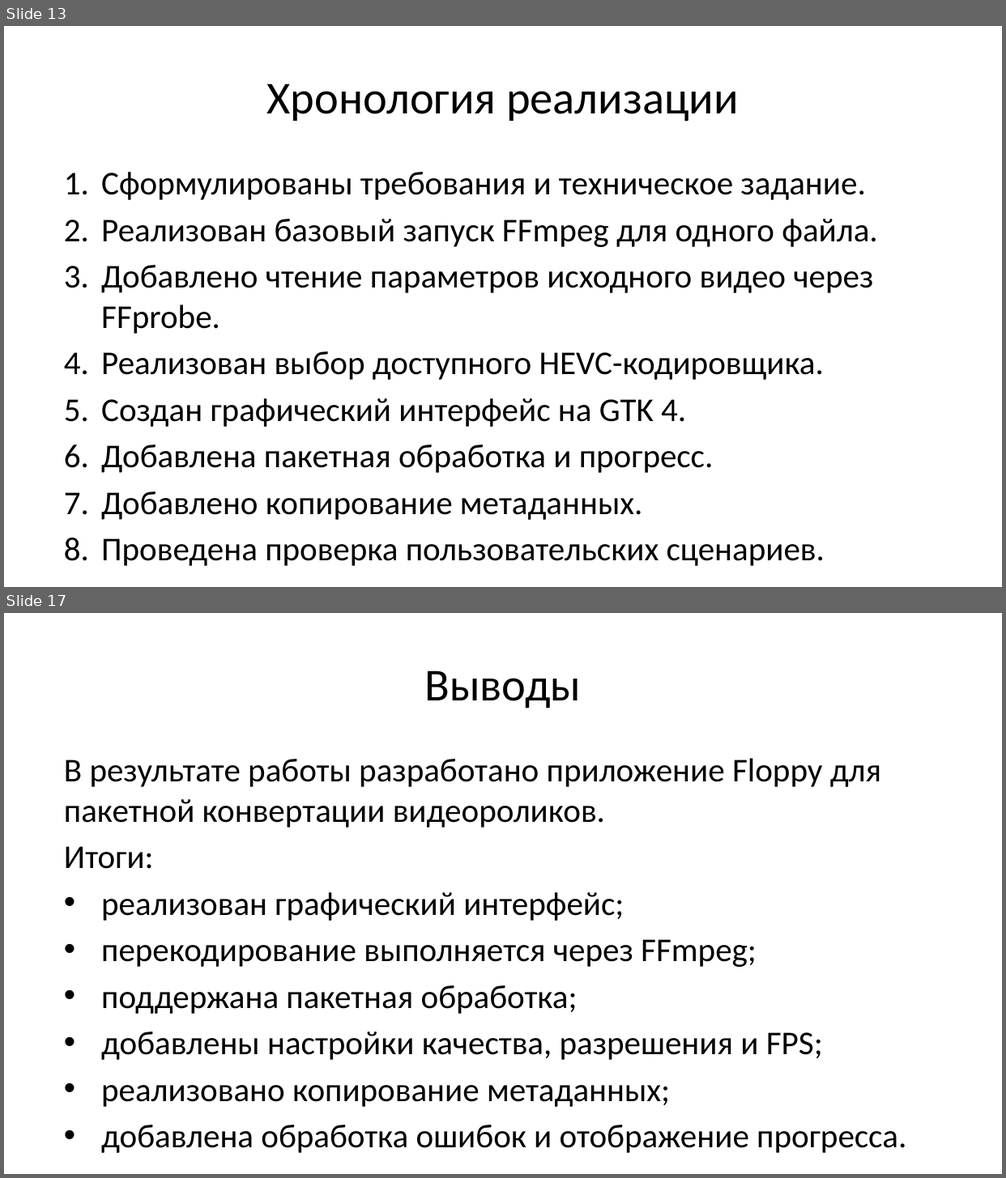
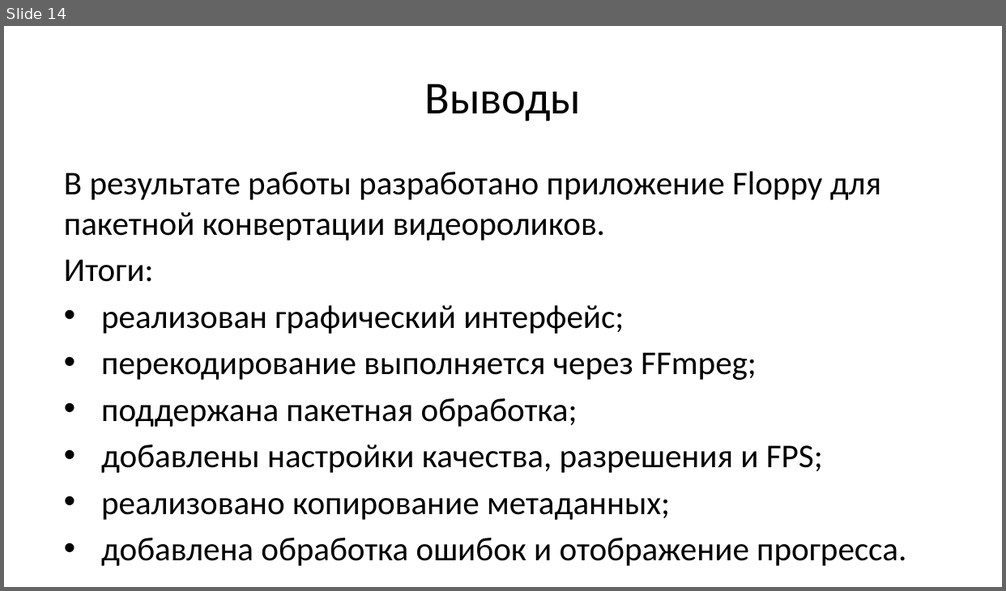
Before and after one commit to Wool5443/Study-data, a slide deck: Programming/Project/presentation/floppy-defense.odp. Shown one above the other, each under a label of ours: slides 13 and 17 before the commit, slide 14 after it; the slides between them are not shown. The pictures are 1006x1178 and 1006x591 pixels, drawn with LibreOffice and Linux fonts; fonts in the diff are those of the drawing. Boxes give left, top, right and bottom in pixels: in the first picture for what was removed or moved away, otherwise in the second. Text is boxed around its words. In the diff, an @@ line names an element or a change of style, - is before the commit and + after.

```diff
--- a/Programming/Project/presentation/floppy-defense.odp
+++ b/Programming/Project/presentation/floppy-defense.odp
@@ slide 13 removed at [4,26,1002,587], background #FFFFFF @@
@@ title removed at [267,84,738,122] @@
-Хронология реализации
@@ text removed at [101,172,877,520] @@
-1. Сформулированы требования и техническое задание.
-2. Реализован базовый запуск FFmpeg для одного файла.
-3. Добавлено чтение параметров исходного видео через FFprobe.
-4. Реализован выбор доступного HEVC-кодировщика.
-5. Создан графический интерфейс на GTK 4.
-6. Добавлена пакетная обработка и прогресс.
-7. Добавлено копирование метаданных.
-8. Проведена проверка пользовательских сценариев.
@@ what was slide 17 is now slide 14 @@
```
Also in this commit, not shown: 14 slides changed, 3 other slides removed, 3 other files.
